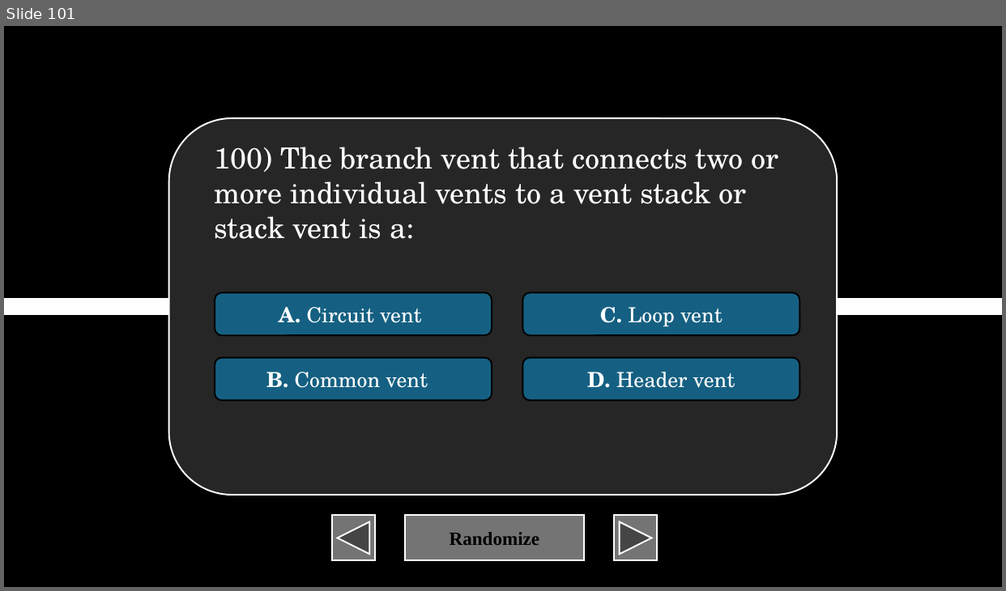
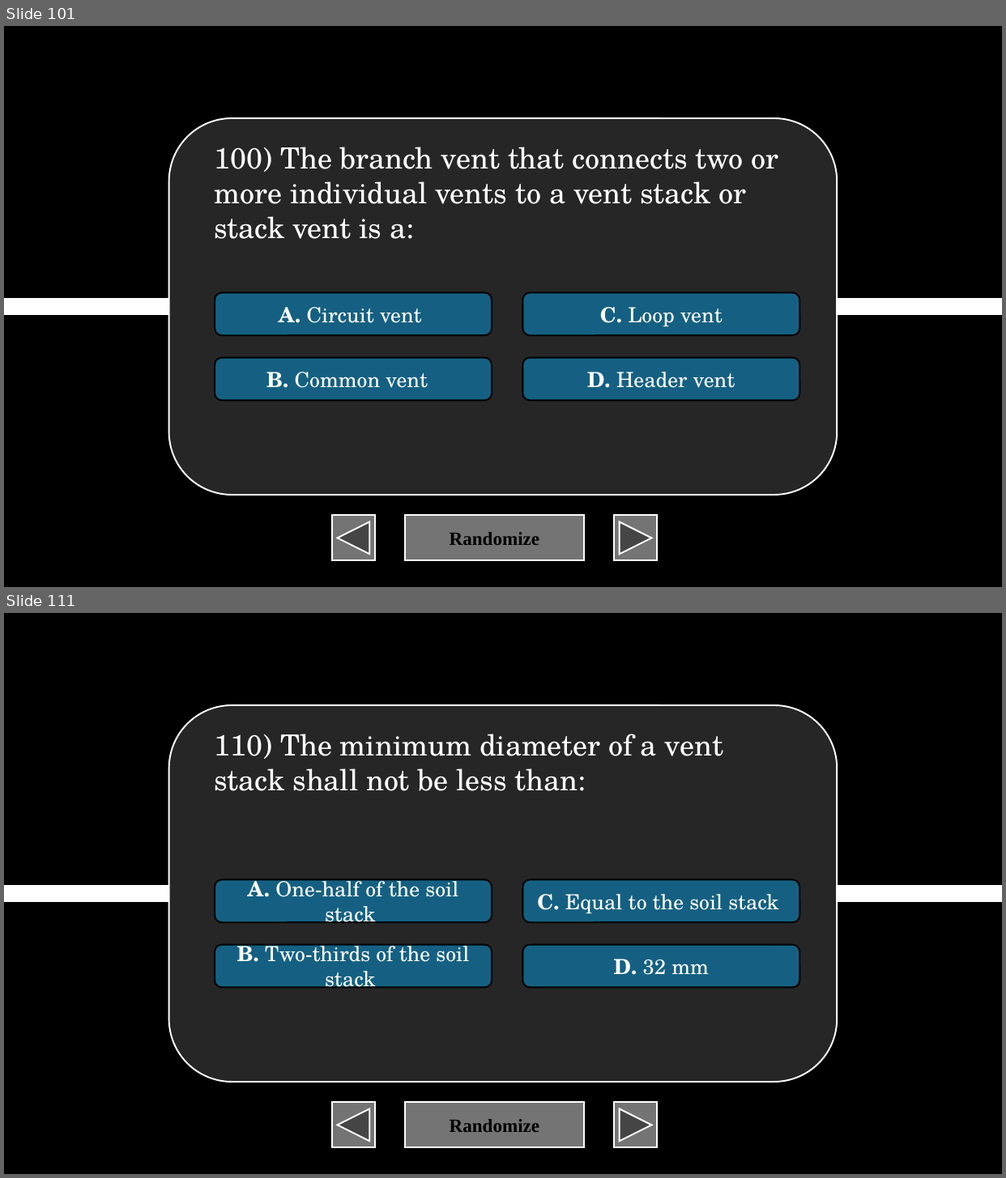
Before and after one commit to XIvanSolomonX/Archi-Reviewer, a slide deck: BulUti.pptm. Shown one above the other, each under a label of ours: slide 101 before the commit, slides 101 and 111 after it; the slides between them are not shown. The pictures are 1006x591 and 1006x1178 pixels, drawn with LibreOffice and Linux fonts; fonts in the diff are those of the drawing. Boxes give left, top, right and bottom in pixels: in the first picture for what was removed or moved away, otherwise in the second. Text is boxed around its words. In the diff, an @@ line names an element or a change of style, - is before the commit and + after.

```diff
--- a/BulUti.pptm
+++ b/BulUti.pptm
@@ slide 111 added at <box>4,613,1002,1174</box>, background #000000 @@
@@ rounded rectangle added at <box>168,705,837,1082</box>, fill #262626, outline #FFFFFF 1.5 pt @@
@@ text added at <box>214,734,723,791</box>, 28 pt, text #FFFFFF @@
+110) The minimum diameter of a vent stack shall not be less than:
@@ rounded rectangle added at <box>215,879,492,922</box>, fill #156082, outline #000000 1.5 pt, 20 pt, text #FFFFFF @@
+A. One-half of the soil stack
@@ rounded rectangle added at <box>522,879,799,922</box>, fill #156082, outline #000000 1.5 pt, 20 pt, text #FFFFFF @@
+C. Equal to the soil stack
@@ line added from (4, 894) to (1002, 894), #FFFFFF 16 pt @@
@@ rounded rectangle added at <box>215,944,492,987</box>, fill #156082, outline #000000 1.5 pt, 20 pt, text #FFFFFF @@
+B. Two-thirds of the soil stack
@@ rounded rectangle added at <box>522,944,799,987</box>, fill #156082, outline #000000 1.5 pt, 20 pt, text #FFFFFF @@
+D. 32 mm
@@ action button back previous added at <box>332,1102,374,1148</box>, fill #747474, outline #FFFFFF 1.5 pt @@
@@ action button blank added at <box>405,1102,584,1148</box>, fill #747474, outline #FFFFFF 1.5 pt, 18 pt, text #000000, bold @@
+Randomize
@@ action button forward next added at <box>614,1102,657,1148</box>, fill #747474, outline #FFFFFF 1.5 pt @@
```
Also in this commit, not shown: 1 slide changed, 99 other slides added, 2 other files.
